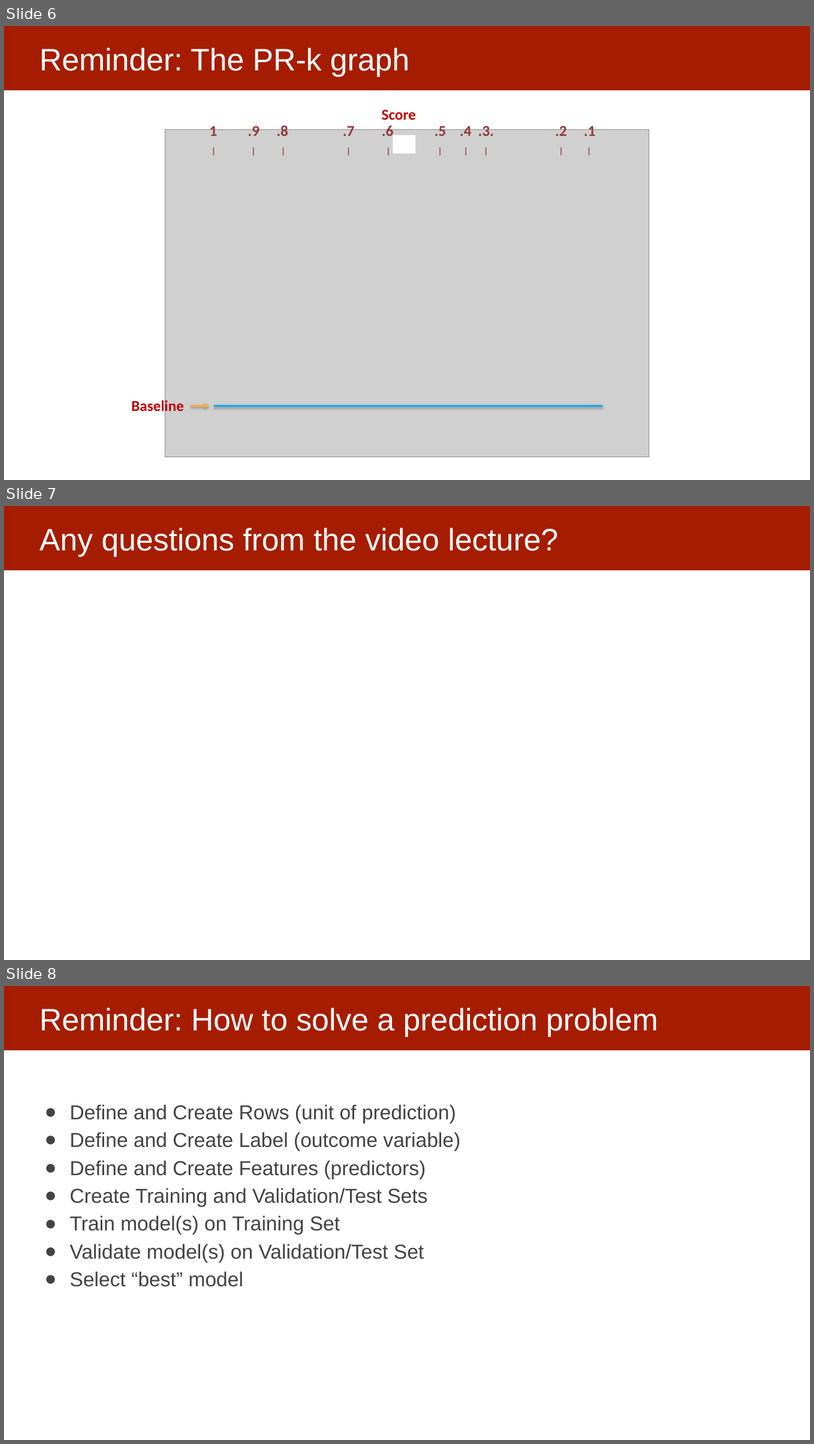
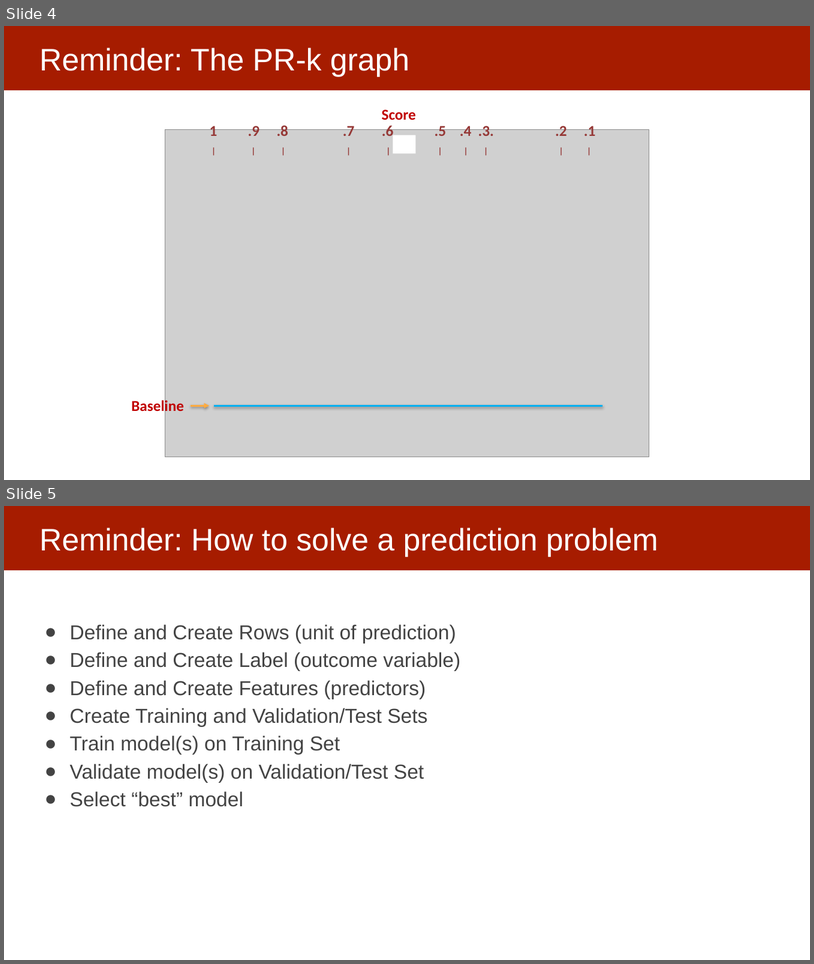
Before and after one commit to dssg/MLinPractice, a slide deck: Lectures/Lecture10-ModelSelection2.pptx. Shown one above the other, each under a label of ours: slides 6, 7 and 8 before the commit, slides 4 and 5 after it. The pictures are 814x1444 and 814x964 pixels, drawn with LibreOffice and Linux fonts; fonts in the diff are those of the drawing; grey boxes stand for pictures. Boxes give left, top, right and bottom in pixels: in the first picture for what was removed or moved away, otherwise in the second. Text is boxed around its words. In the diff, an @@ line names an element or a change of style, - is before the commit and + after.

```diff
--- a/Lectures/Lecture10-ModelSelection2.pptx
+++ b/Lectures/Lecture10-ModelSelection2.pptx
@@ slide 7 removed at (4,506,810,960), background #FFFFFF; not listed: 1 template element that a slide beside it also shows @@
@@ title removed at (39,528,558,557) @@
-Any questions from the video lecture?
@@ what was slide 6 is now slide 4 @@
@@ what was slide 8 is now slide 5 @@
```
Also in this commit, not shown: 4 slides changed, 4 slides added, 4 other slides removed.
